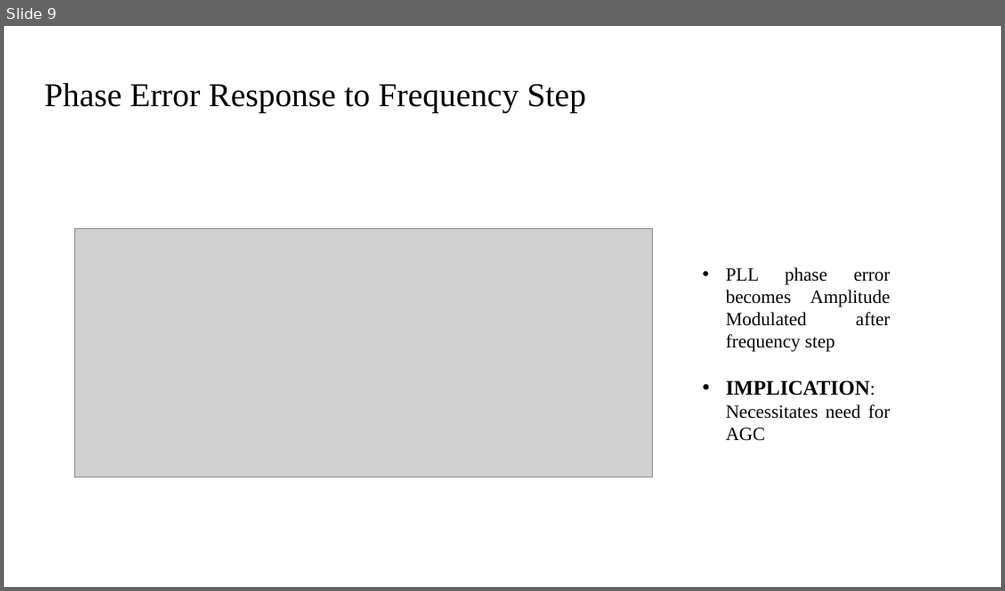
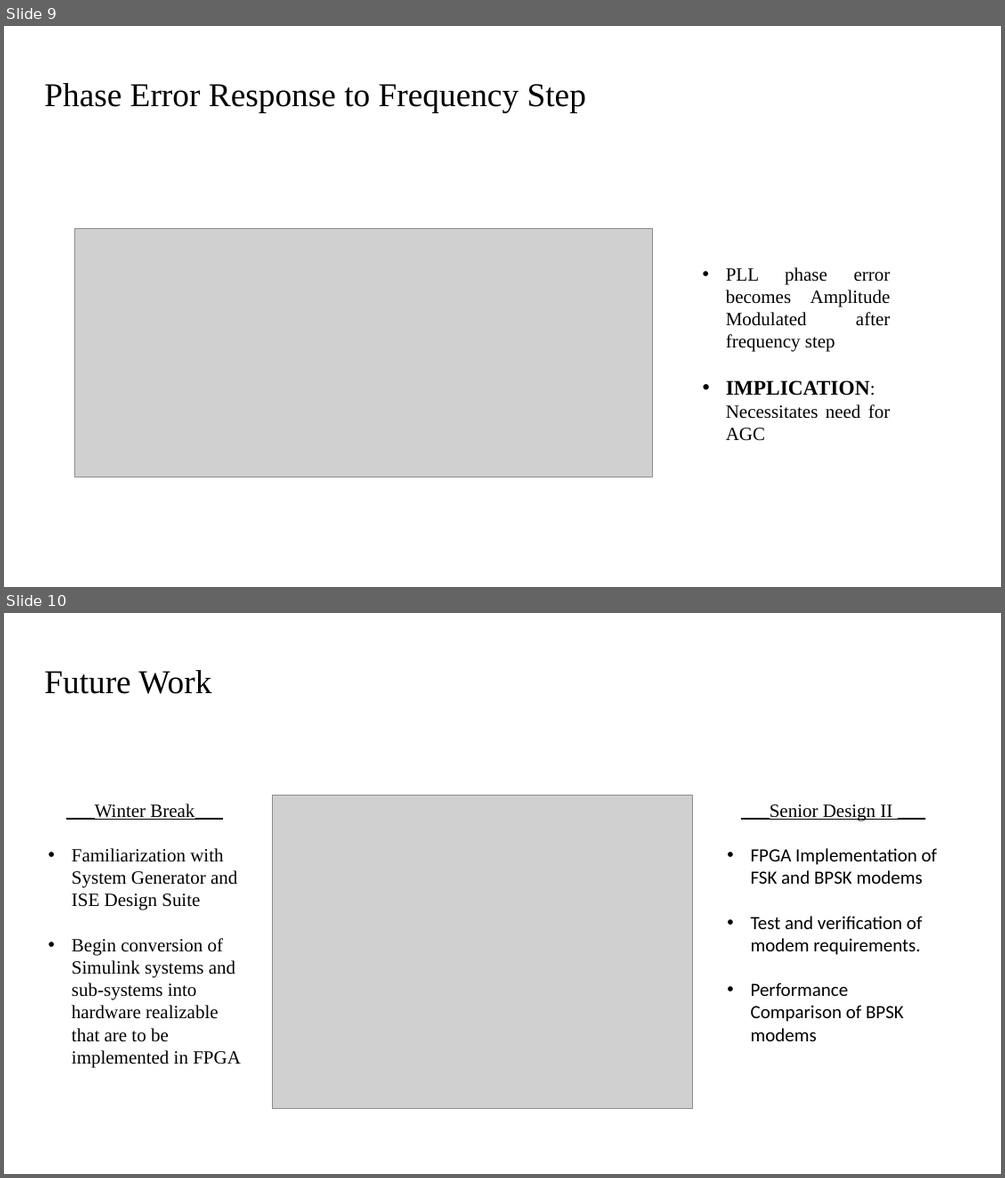
Before and after one commit to RadioInnovators/SD, a slide deck: Brians Presentation'.pptx. Shown one above the other, each under a label of ours: slide 9 before the commit, slides 9 and 10 after it. The pictures are 1005x591 and 1005x1178 pixels, drawn with LibreOffice and Linux fonts; fonts in the diff are those of the drawing; grey boxes stand for pictures. Boxes give left, top, right and bottom in pixels: in the first picture for what was removed or moved away, otherwise in the second. Text is boxed around its words. In the diff, an @@ line names an element or a change of style, - is before the commit and + after.

```diff
--- a/Brians Presentation'.pptx
+++ b/Brians Presentation'.pptx
@@ slide 10 added at (x1=4, y1=613, x2=1001, y2=1174), background #FFFFFF @@
@@ text added at (x1=44, y1=670, x2=211, y2=694), 32 pt, text #000000 @@
+Future Work
@@ picture added at (x1=273, y1=795, x2=693, y2=1109) @@
@@ text added at (x1=66, y1=803, x2=241, y2=1068), 18 pt, text #000000 @@
+___Winter Break___
+• Familiarization with System Generator and ISE Design Suite
+• Begin conversion of Simulink systems and sub-systems into hardware realizable that are to be implemented in FPGA
@@ text added at (x1=741, y1=804, x2=937, y2=1041), 18 pt, text #000000 @@
+___Senior Design II ___
+• FPGA Implementation of FSK and BPSK modems
+• Test and verification of modem requirements.
+• Performance Comparison of BPSK modems
```
Also in this commit, not shown: 1 slide changed, 1 other file.
